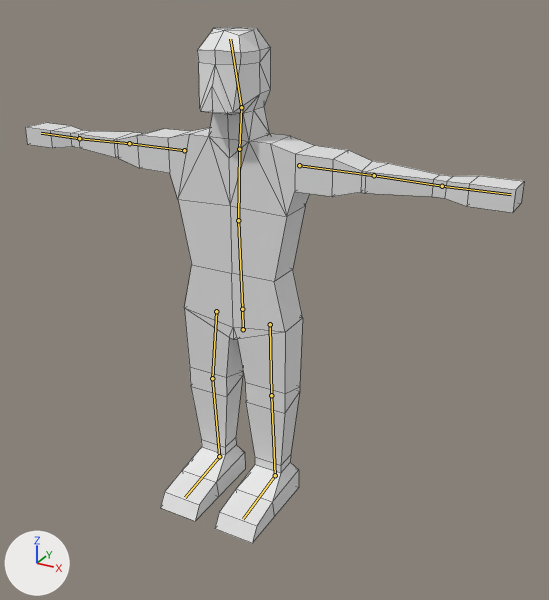
What one commit did to the Blender file Assets/Blends/Human.blend.
Both versions are drawn from a 50 mm lens placed at (1.44, -2.36, 2.09), pointed at (0.16, -0.03, 0.93). Every picture has the same lights, and +X, +Y and +Z are marked at lower left. The bones that bend it are drawn over the model as lines. Mesh edges are drawn as thin lines.

The first picture shows 'HumanMesh'.
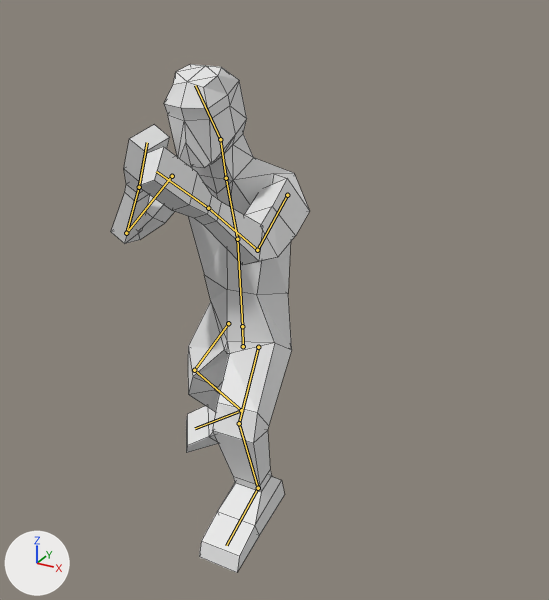
The newer file adds an action. The first version stands in its rest pose; the second is drawn at frame 1 of the action 'FightHookL'.

What differs and where, as boxes [x1, y1, x2, y2] in the pictures (549 x 600 px):
```json
{"object": "HumanMesh", "change": "posed", "before": [25, 27, 524, 543], "after": [111, 64, 310, 573], "on screen": "60% narrower"}
{"bone": "Pelvis", "before": "(243, 329) to (242, 309)", "after": "(243, 346) to (242, 326)"}
{"bone": "Stomach", "before": "(242, 309) to (238, 220)", "after": "(242, 326) to (237, 239)"}
{"bone": "Chest", "before": "(238, 220) to (239, 149)", "after": "(237, 239) to (226, 178)"}
{"bone": "UArm.r", "before": "(184, 150) to (129, 143)", "after": "(172, 176) to (126, 233)"}
{"bone": "LArm.r", "before": "(129, 143) to (79, 138)", "after": "(126, 233) to (139, 187)"}
{"bone": "UArm.l", "before": "(299, 165) to (374, 175)", "after": "(287, 195) to (257, 250)"}
{"bone": "LArm.l", "before": "(374, 175) to (442, 186)", "after": "(257, 250) to (208, 208)"}
{"bone": "ULeg.r", "before": "(216, 311) to (212, 378)", "after": "(228, 323) to (194, 370)"}
{"bone": "LLeg.r", "before": "(212, 378) to (219, 456)", "after": "(194, 370) to (241, 410)"}
{"bone": "ULeg.l", "before": "(270, 324) to (271, 395)", "after": "(258, 347) to (239, 423)"}
{"bone": "LLeg.l", "before": "(271, 395) to (275, 475)", "after": "(239, 423) to (258, 488)"}
```

Scene script edits in JSON lines:
```json
{"block": "bone_pelvis", "where": "bone_pelvis = bpy.data.objects['Armature'].pose.bones['Pelvis']"}
{"op": "set", "path": "bone_pelvis.location", "old": "(0.0, 0.0, 0.0)", "new": "(0.0, -0.076, 0.0)"}
{"op": "set", "path": "bone_pelvis.rotation_euler", "old": "(0.0, 0.0, 0.0)", "new": "(0.0, -0.524, 0.0)", "note": "degrees (0, 0, 0) -> degrees (0, -30, 0)"}
{"block": "bone_stomach", "where": "bone_stomach = bpy.data.objects['Armature'].pose.bones['Stomach']  # child of 'Pelvis'"}
{"op": "set", "path": "bone_stomach.rotation_euler", "old": "(0.0, 0.0, 0.0)", "new": "(0.0, 0.175, 0.0)", "note": "degrees (0, 0, 0) -> degrees (0, 10, 0)"}
{"block": "bone_chest", "where": "bone_chest = bpy.data.objects['Armature'].pose.bones['Chest']  # child of 'Stomach'"}
{"op": "set", "path": "bone_chest.rotation_euler", "old": "(0.0, 0.0, 0.0)", "new": "(0.349, 0.349, 0.0)", "note": "degrees (0, 0, 0) -> degrees (20, 20, 0)"}
{"block": "bone_uarm_r", "where": "bone_uarm_r = bpy.data.objects['Armature'].pose.bones['UArm.r']  # child of 'Chest'"}
{"op": "set", "path": "bone_uarm_r.rotation_euler", "old": "(0.0, 0.0, 0.0)", "new": "(0.942, 0.122, 1.082)", "note": "degrees (0, 0, 0) -> degrees (54, 7, 62)"}
{"block": "bone_larm_r", "where": "bone_larm_r = bpy.data.objects['Armature'].pose.bones['LArm.r']  # child of 'UArm.r'"}
{"op": "set", "path": "bone_larm_r.rotation_euler", "old": "(0.0, 0.0, 0.0)", "new": "(2.182, 0.0, 0.0)", "note": "degrees (0, 0, 0) -> degrees (125, 0, 0)"}
{"block": "bone_uarm_l", "where": "bone_uarm_l = bpy.data.objects['Armature'].pose.bones['UArm.l']  # child of 'Chest'"}
{"op": "set", "path": "bone_uarm_l.rotation_euler", "old": "(0.0, 0.0, 0.0)", "new": "(1.466, 0.0175, -1.134)", "note": "degrees (0, 0, 0) -> degrees (84, 1, -65)"}
{"block": "bone_larm_l", "where": "bone_larm_l = bpy.data.objects['Armature'].pose.bones['LArm.l']  # child of 'UArm.l'"}
{"op": "set", "path": "bone_larm_l.rotation_euler", "old": "(0.0, 0.0, 0.0)", "new": "(1.222, 0.0, 0.0)", "note": "degrees (0, 0, 0) -> degrees (70, 0, 0)"}
{"block": "bone_uleg_r", "where": "bone_uleg_r = bpy.data.objects['Armature'].pose.bones['ULeg.r']  # child of 'Pelvis'"}
{"op": "set", "path": "bone_uleg_r.rotation_euler", "old": "(0.0, 0.0, 0.0)", "new": "(0.297, 0.384, -0.314)", "note": "degrees (0, 0, 0) -> degrees (17, 22, -18)"}
{"block": "bone_lleg_r", "where": "bone_lleg_r = bpy.data.objects['Armature'].pose.bones['LLeg.r']  # child of 'ULeg.r'"}
{"op": "set", "path": "bone_lleg_r.rotation_euler", "old": "(0.0, 0.0, 0.0)", "new": "(-0.908, -0.0175, -0.209)", "note": "degrees (0, 0, 0) -> degrees (-52, -1, -12)"}
{"block": "bone_uleg_l", "where": "bone_uleg_l = bpy.data.objects['Armature'].pose.bones['ULeg.l']  # child of 'Pelvis'"}
{"op": "set", "path": "bone_uleg_l.rotation_euler", "old": "(0.0, 0.0, 0.0)", "new": "(0.628, -0.576, 0.105)", "note": "degrees (0, 0, 0) -> degrees (36, -33, 6)"}
{"block": "bone_lleg_l", "where": "bone_lleg_l = bpy.data.objects['Armature'].pose.bones['LLeg.l']  # child of 'ULeg.l'"}
{"op": "set", "path": "bone_lleg_l.rotation_euler", "old": "(0.0, 0.0, 0.0)", "new": "(-0.96, -0.0175, -0.0524)", "note": "degrees (0, 0, 0) -> degrees (-55, -1, -3)"}
```
